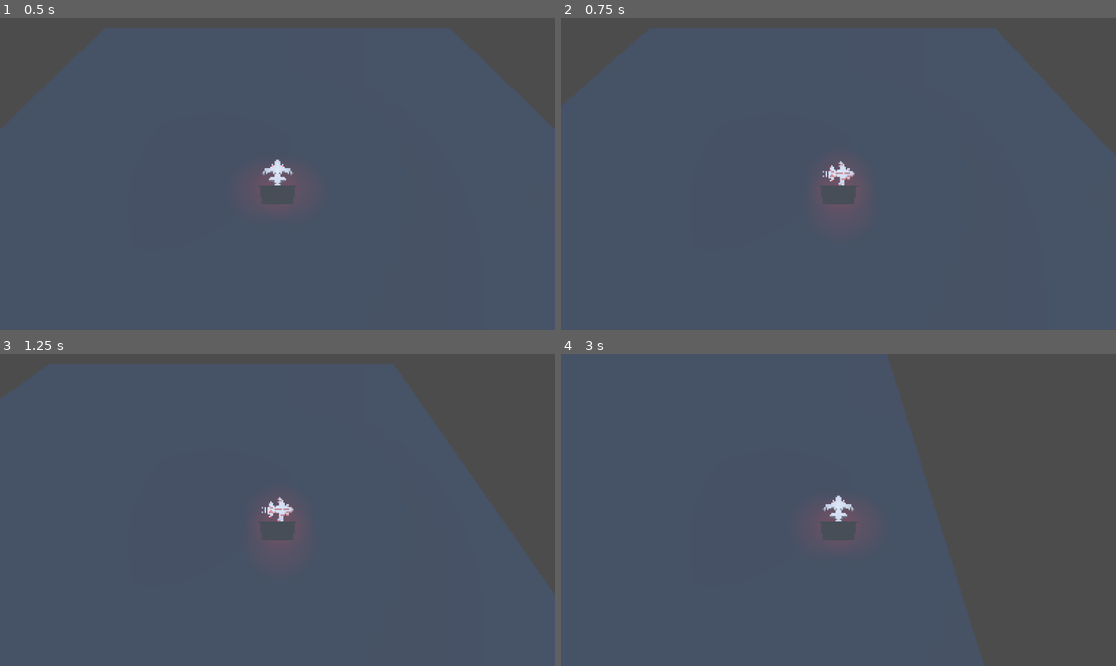
Above: before the commit, frames 1-4 (two rows, left to right).
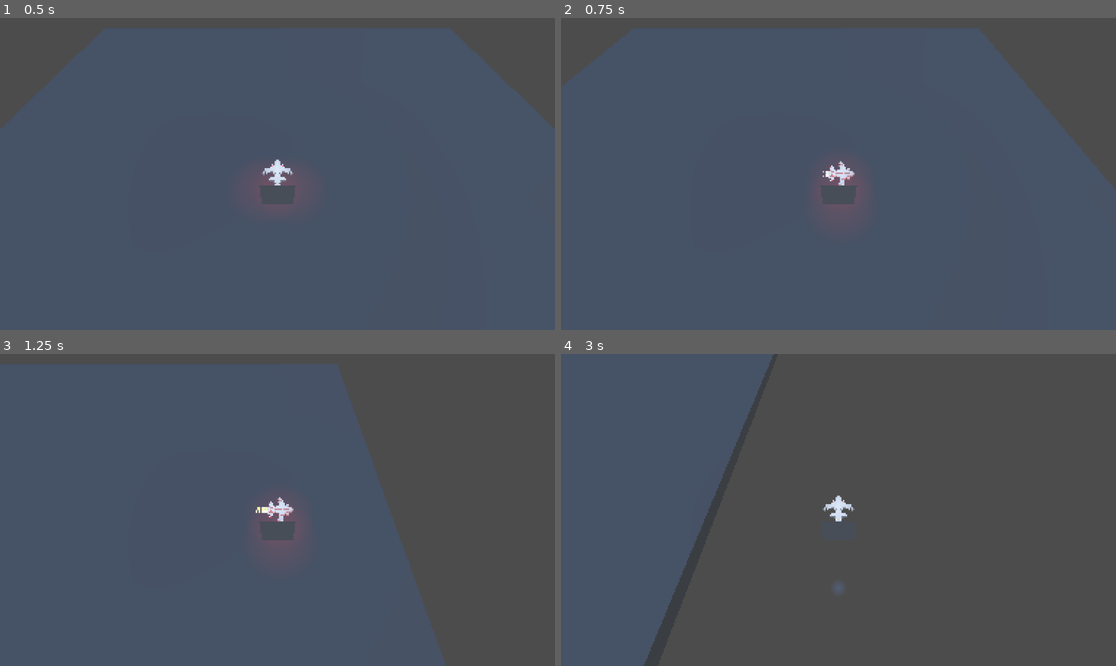
Above: after the commit, the same moments.

Repository: EvergreenSpock/Space-Survivors
Game: Godot game, scene res://Scenes/main_scene.tscn
Two runs of this game, one before a commit and one after it. Both use one fixed random seed, a clock stepped at 60 frames per second and the inputs below. A sky picture missing from this copy of the repository is replaced by a grey-blue gradient.
Inputs:
- Up to frame 1 (0.5 s): no input
- Up to frame 2 (0.75 s): tap Enter at 0.5 s; hold Right (move_right) from 0.53 s (still down); hold Shift (boost, bound only after the commit) from 0.53 s (still down)
- Up to frame 3 (1.25 s): keep holding Right (move_right); keep holding Shift (boost, bound only after the commit)
- Up to frame 4 (3 s): release Right (move_right) at 1.28 s; release Shift (boost, bound only after the commit) at 1.28 s; hold S (move_back) 1.28-2.03 s; tap Shift (boost, bound only after the commit) at 1.35, 2.85 s; tap Space at 2 s; hold Right (move_right) 2.03-2.78 s; hold Shift (boost, bound only after the commit) 2.03-2.78 s; hold W (move_forward) from 2.78 s (still down)

Frame 1 is identical in both runs. In frame 2, 2.6% of the frame differs, in the area x 0-100%, y 3-56%; in frame 3, 18%; in frame 4, 40%, in the area x 0-77%, y 0-100%.

Commit message:
Added boost feature w/ particles
It's pretty rudimentary but it looks pretty good imo

Diff:
--- a/Scenes/player.gd
+++ b/Scenes/player.gd
@@ -2,11 +2,18 @@
 
 # How fast the player moves in meters per second.
 @export var speed = 14
+
 # The downward acceleration when in the air, in meters per second squared.
 #@export var fall_acceleration = 75
 
 var target_velocity = Vector3.ZERO
 
+var leftBoostTrail: GPUParticles3D
+var rightBoostTrail: GPUParticles3D
+
+func _ready():
+	leftBoostTrail = get_node("Pivot/MicroRecon/LeftEngineBoostTrail")
+	rightBoostTrail = get_node("Pivot/MicroRecon/RightEngineBoostTrail")
 
 func _physics_process(_delta):
 	var direction = Vector3.ZERO
@@ -19,6 +26,20 @@
 		direction.z += 1
 	if Input.is_action_pressed("move_forward"):
 		direction.z -= 1
+
+	# If boosting, increase the speed & turn on particles
+	if Input.is_action_pressed("boost"):
+		speed = 28
+
+		leftBoostTrail.emitting = true
+		rightBoostTrail.emitting = true
+
+	else: # could probably do this better and not have run every update frame
+		speed = 14
+
+		leftBoostTrail.emitting = false
+		rightBoostTrail.emitting = false
+
 
 	if direction != Vector3.ZERO:
 		direction = direction.normalized()
--- a/Scenes/player.tscn
+++ b/Scenes/player.tscn
@@ -9,6 +9,18 @@
 radius = 1.21254
 
 [sub_resource type="ShaderMaterial" id="ShaderMaterial_v0iea"]
+
+[sub_resource type="ParticleProcessMaterial" id="ParticleProcessMaterial_vgqql"]
+
+[sub_resource type="StandardMaterial3D" id="StandardMaterial3D_x6ack"]
+emission_enabled = true
+emission = Color(0.976471, 0.388235, 0, 1)
+emission_energy_multiplier = 3.21
+distance_fade_max_distance = 2.5
+
+[sub_resource type="BoxMesh" id="BoxMesh_fkybt"]
+material = SubResource("StandardMaterial3D_x6ack")
+size = Vector3(0.15, 0.1, 0.1)
 
 [node name="Player" type="CharacterBody3D"]
 transform = Transform3D(1.98927, 0, 0, 0, 1.98927, 0, 0, 0, 1.98927, 0, 0, 0)
@@ -52,3 +64,17 @@
 spot_range = 9.5
 spot_angle = 20.0
 script = ExtResource("3_6t5aa")
+
+[node name="RightEngineBoostTrail" type="GPUParticles3D" parent="Pivot/MicroRecon"]
+transform = Transform3D(-1, 8.74228e-08, 3.82137e-15, 0, -4.37114e-08, 1, 8.74228e-08, 1, 4.37114e-08, 0.125616, -0.00425441, -0.672971)
+lifetime = 0.4
+local_coords = true
+process_material = SubResource("ParticleProcessMaterial_vgqql")
+draw_pass_1 = SubResource("BoxMesh_fkybt")
+
+[node name="LeftEngineBoostTrail" type="GPUParticles3D" parent="Pivot/MicroRecon"]
+transform = Transform3D(-1, 8.74228e-08, 3.82137e-15, 0, -4.37114e-08, 1, 8.74228e-08, 1, 4.37114e-08, -0.135646, -0.00425441, -0.672971)
+lifetime = 0.4
+local_coords = true
+process_material = SubResource("ParticleProcessMaterial_vgqql")
+draw_pass_1 = SubResource("BoxMesh_fkybt")
--- a/project.godot
+++ b/project.godot
@@ -49,3 +49,8 @@
 "events": [Object(InputEventMouseButton,"resource_local_to_scene":false,"resource_name":"","device":-1,"window_id":0,"a …(253 unchanged characters)…
 ]
 }
+boost={
+"deadzone": 0.2,
+"events": [null, Object(InputEventKey,"resource_local_to_scene":false,"resource_name":"","device":0,"window_id":0,"alt_pressed":false,"shift_pressed":false,"ctrl_pressed":false,"meta_pressed":false,"pressed":false,"keycode":0,"physical_keycode":4194325,"key_label":0,"unicode":0,"location":0,"echo":false,"script":null)
+]
+}
Not shown: 1 places in Scenes/player.tscn that only renumber resources
